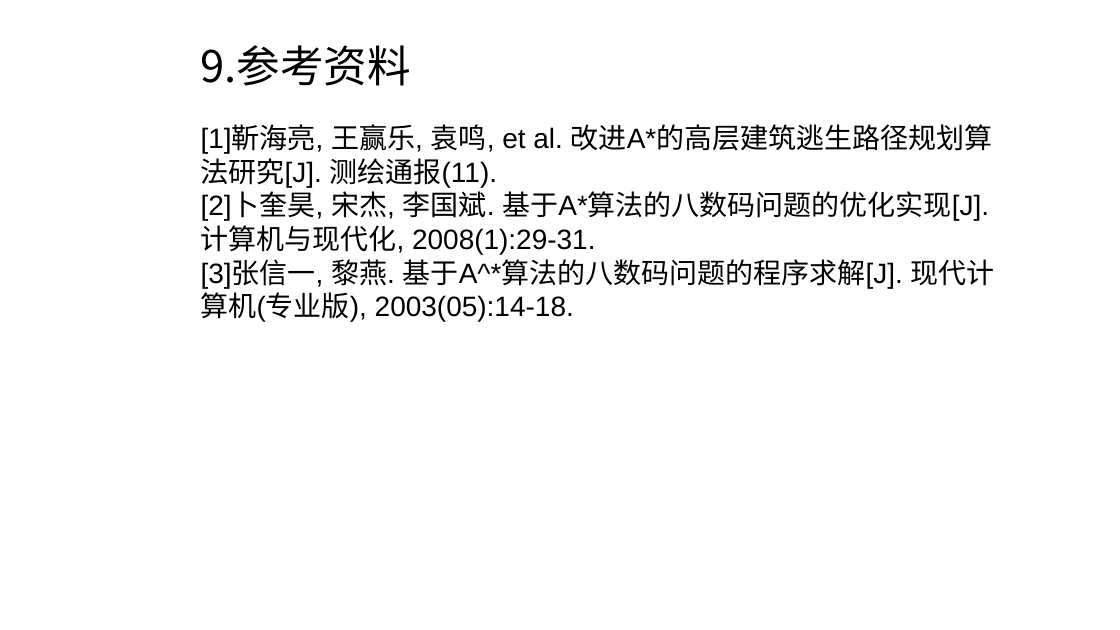
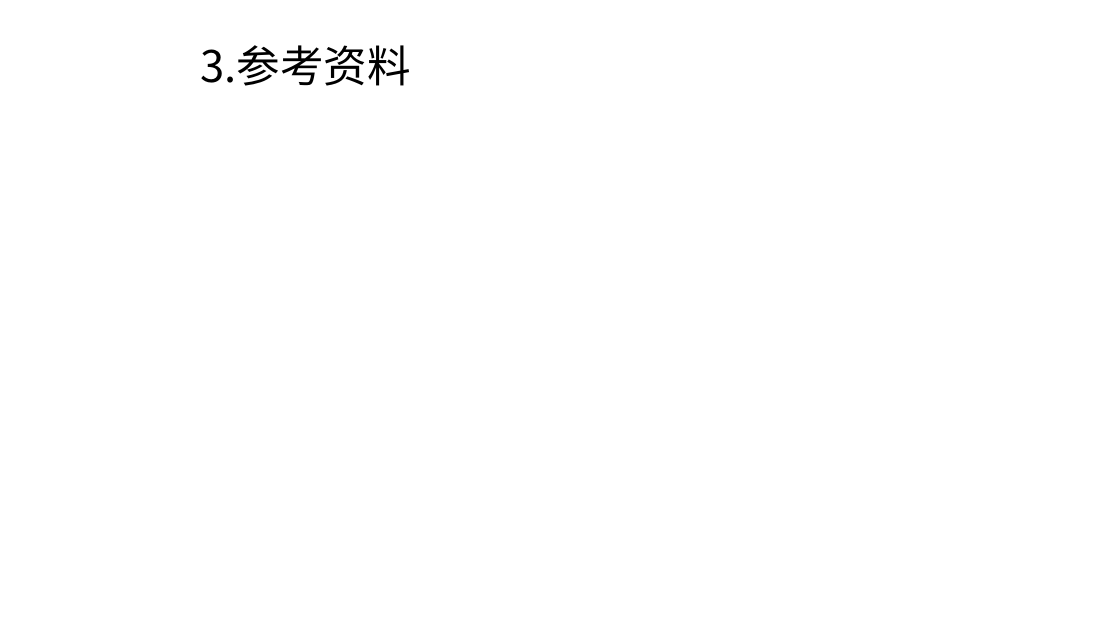
Before and after one commit to Anchovy0901/introduction-to-AI, a slide deck: slide 11 of 小组作业/doc/人工智能_G3_Astar算法讲解.pptx. Drawn at 1120x630 pixels with LibreOffice and Linux fonts; fonts in the diff are those of the drawing; background and template pictures are left out. Boxes give left, top, right and bottom in pixels: in the first picture for what was removed or moved away, otherwise in the second. Text is boxed around its words. In the diff, an @@ line names an element or a change of style, - is before the commit and + after.

```diff
--- a/小组作业/doc/人工智能_G3_Astar算法讲解.pptx
+++ b/小组作业/doc/人工智能_G3_Astar算法讲解.pptx
@@ title at box(201, 45, 411, 86): text changed @@
-9.参考资料
+3.参考资料
@@ text removed at box(201, 124, 995, 322) @@
-[1]靳海亮, 王赢乐, 袁鸣, et al. 改进A*的高层建筑逃生路径规划算法研究[J]. 测绘通报(11).
-[2]卜奎昊, 宋杰, 李国斌. 基于A*算法的八数码问题的优化实现[J]. 计算机与现代化, 2008(1):29-31.
-[3]张信一, 黎燕. 基于A^*算法的八数码问题的程序求解[J]. 现代计算机(专业版), 2003(05):14-18.
```
Also in this commit, not shown: 6 other slides changed, 1 slide added, 1 slide removed, 3 other files.
